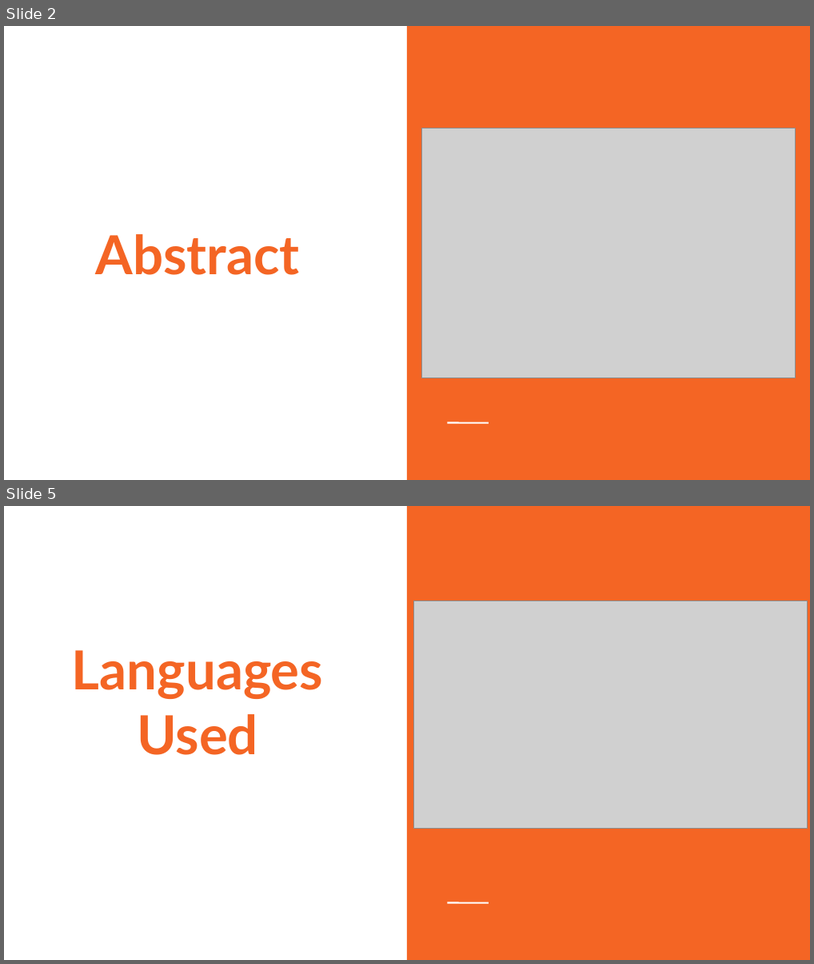
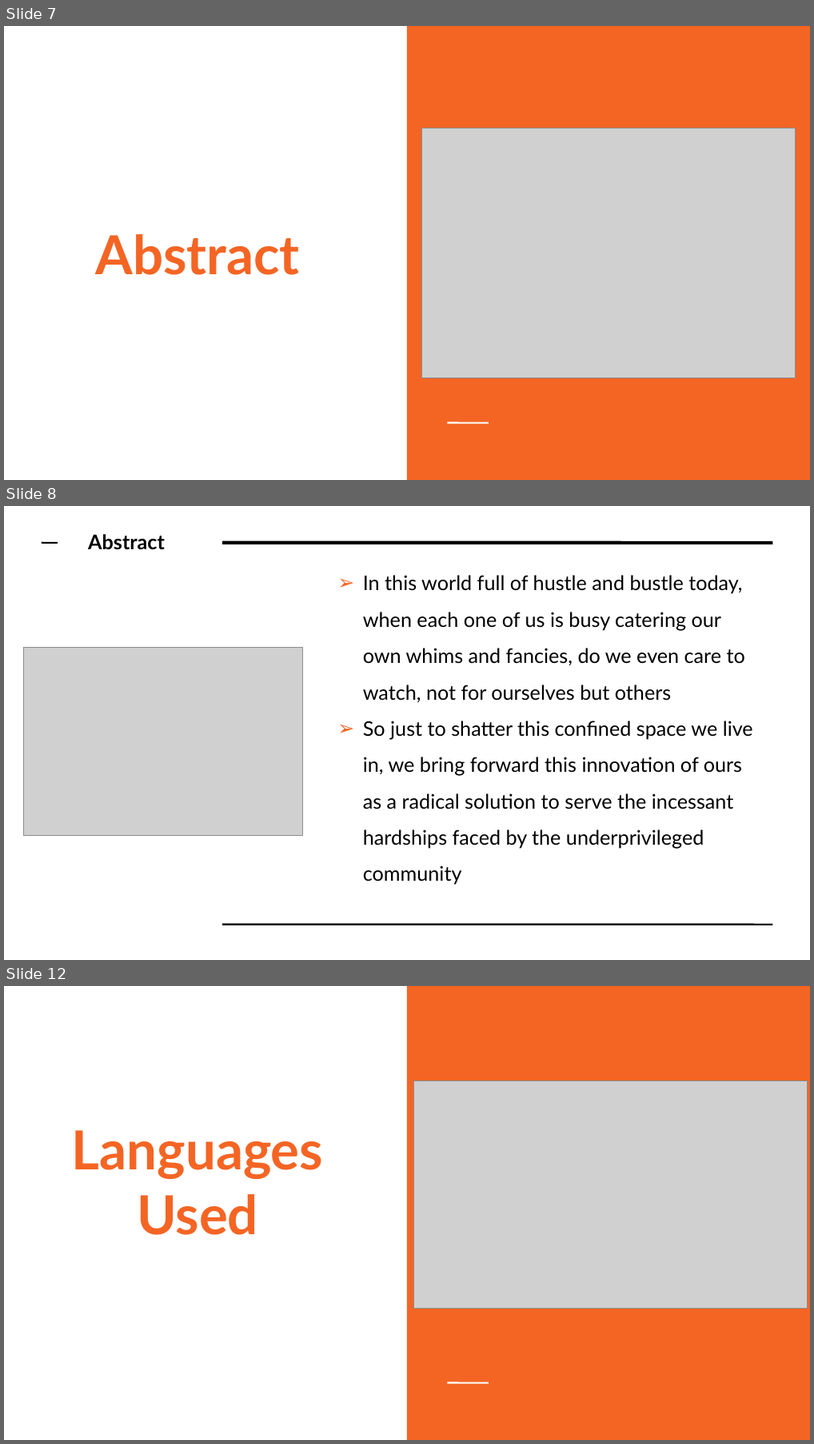
Before and after one commit to Saumya-Mishra9129/hackathon2019, a slide deck: Hackfest.odp. Shown one above the other, each under a label of ours: slides 2 and 5 before the commit, slides 7, 8 and 12 after it; the slides between them are not shown. The pictures are 814x964 and 814x1444 pixels, drawn with LibreOffice and Linux fonts; fonts in the diff are those of the drawing; grey boxes stand for pictures. Boxes give left, top, right and bottom in pixels: in the first picture for what was removed or moved away, otherwise in the second. Text is boxed around its words. In the diff, an @@ line names an element or a change of style, - is before the commit and + after.

```diff
--- a/Hackfest.odp
+++ b/Hackfest.odp
@@ slide 8 added at box(4, 506, 810, 960), background #FFFFFF @@
@@ line added from (41, 542) to (58, 543), #000000 1.5 pt @@
@@ text added at box(88, 534, 165, 550), 18 pt, text #000000, bold @@
+Abstract
@@ line added from (222, 542) to (774, 543), #000000 3 pt @@
@@ text added at box(363, 575, 754, 848), 18 pt, text #000000 @@
+➢ In this world full of hustle and bustle today, when each one of us is busy catering our own whims and fancies, do we even care to watch, not for ourselves but others
+➢ So just to shatter this confined space we live in, we bring forward this innovation of ours as a radical solution to serve the incessant hardships faced by the underprivileged community
@@ picture added at box(23, 647, 302, 835) @@
@@ line added from (222, 924) to (774, 924), #000000 1.5 pt @@
@@ what was slide 2 is now slide 7 @@
@@ what was slide 5 is now slide 12 @@
```
Also in this commit, not shown: 5 slides changed, 6 other slides added, 17 other files.
